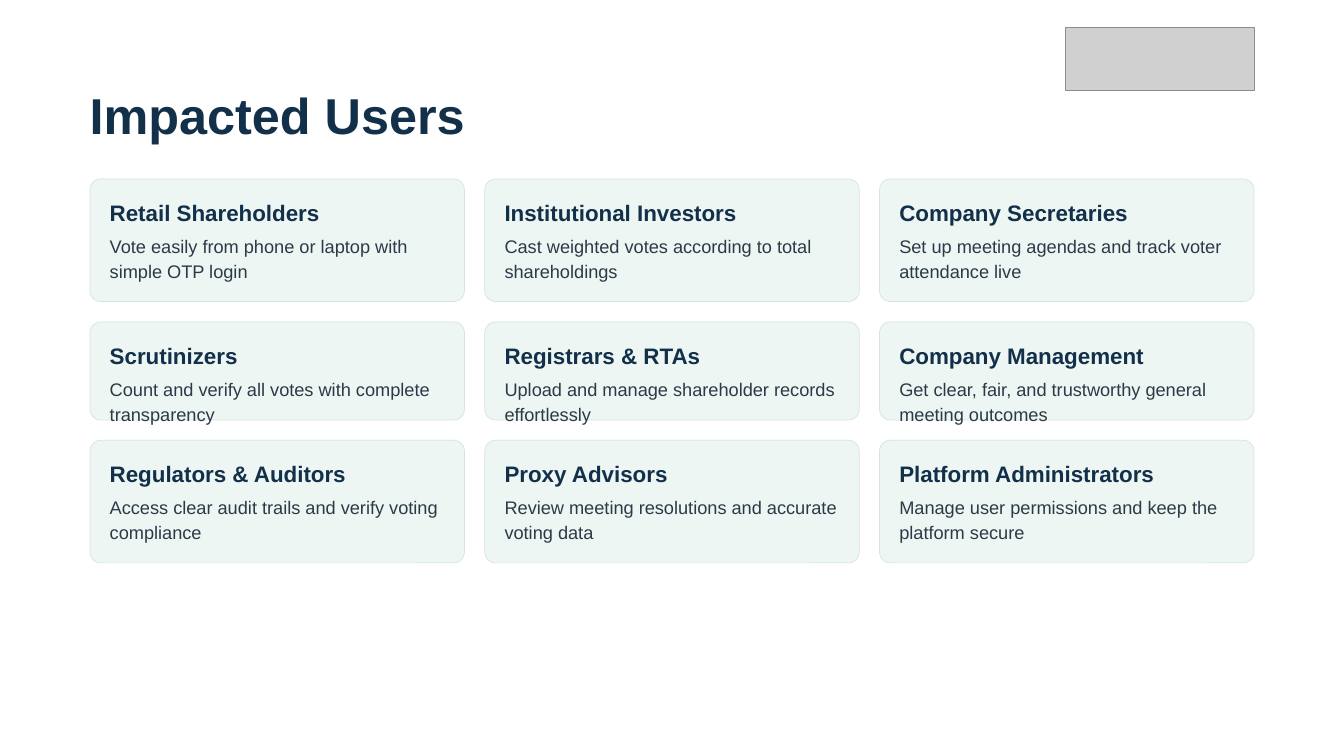
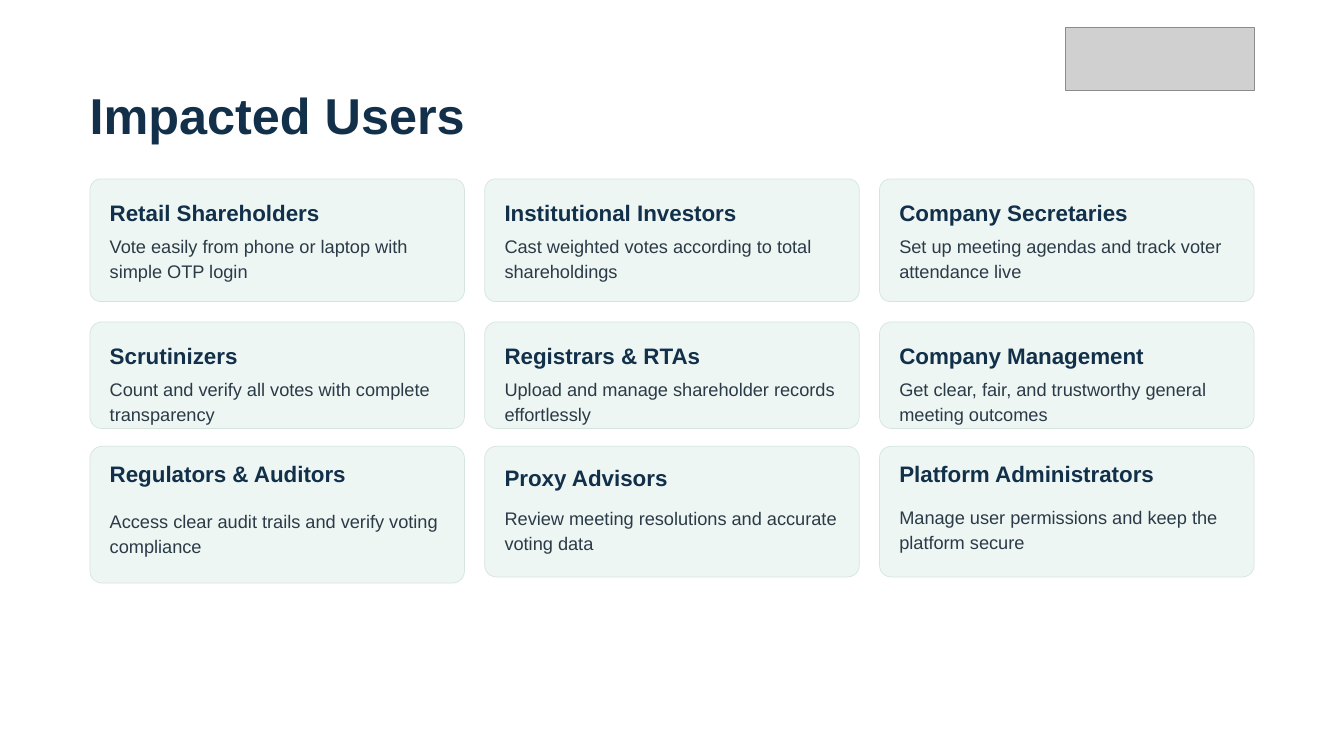
Before and after one commit to Arunkumar30102006/Shareholder-voting-platform, a slide deck: slide 5 of Vote_India_Secure_Review-0.pptx. Drawn at 1344x756 pixels with LibreOffice and Linux fonts; fonts in the diff are those of the drawing; grey boxes stand for pictures. Boxes give left, top, right and bottom in pixels: in the first picture for what was removed or moved away, otherwise in the second. Text is boxed around its words. In the diff, an @@ line names an element or a change of style, - is before the commit and + after.

```diff
--- a/Vote_India_Secure_Review-0.pptx
+++ b/Vote_India_Secure_Review-0.pptx
@@ rounded rectangle: place and size @@
-rounded rectangle at [90, 322, 465, 419]
+rounded rectangle at [90, 322, 465, 429]
@@ rounded rectangle: place and size @@
-rounded rectangle at [485, 322, 860, 419]
+rounded rectangle at [485, 322, 860, 429]
@@ rounded rectangle: place and size @@
-rounded rectangle at [880, 322, 1255, 419]
+rounded rectangle at [880, 322, 1255, 429]
@@ rounded rectangle: place and size @@
-rounded rectangle at [90, 441, 465, 564]
+rounded rectangle at [90, 447, 465, 584]
@@ rounded rectangle: place and size @@
-rounded rectangle at [485, 441, 860, 564]
+rounded rectangle at [485, 447, 860, 578]
@@ rounded rectangle: place and size @@
-rounded rectangle at [880, 441, 1255, 564]
+rounded rectangle at [880, 447, 1255, 578]
@@ text "Proxy Advisors": place and size @@
-text "Proxy Advisors" at [505, 465, 668, 487]
+text "Proxy Advisors" at [505, 469, 668, 491]
@@ text "Access clear audit trails and ...": place and size @@
-text "Access clear audit trails and ..." at [110, 501, 437, 543]
+text "Access clear audit trails and ..." at [110, 515, 437, 557]
@@ text "Review meeting resolutions and accurate ...": place and size @@
-text "Review meeting resolutions and accurate ..." at [505, 501, 837, 543]
+text "Review meeting resolutions and accurate ..." at [505, 512, 837, 554]
@@ text "Manage user permissions and keep ...": place and size @@
-text "Manage user permissions and keep ..." at [899, 501, 1217, 543]
+text "Manage user permissions and keep ..." at [899, 511, 1217, 553]
```
Also in this commit, not shown: 2 other slides changed, 7 slides added, 18 other files.
